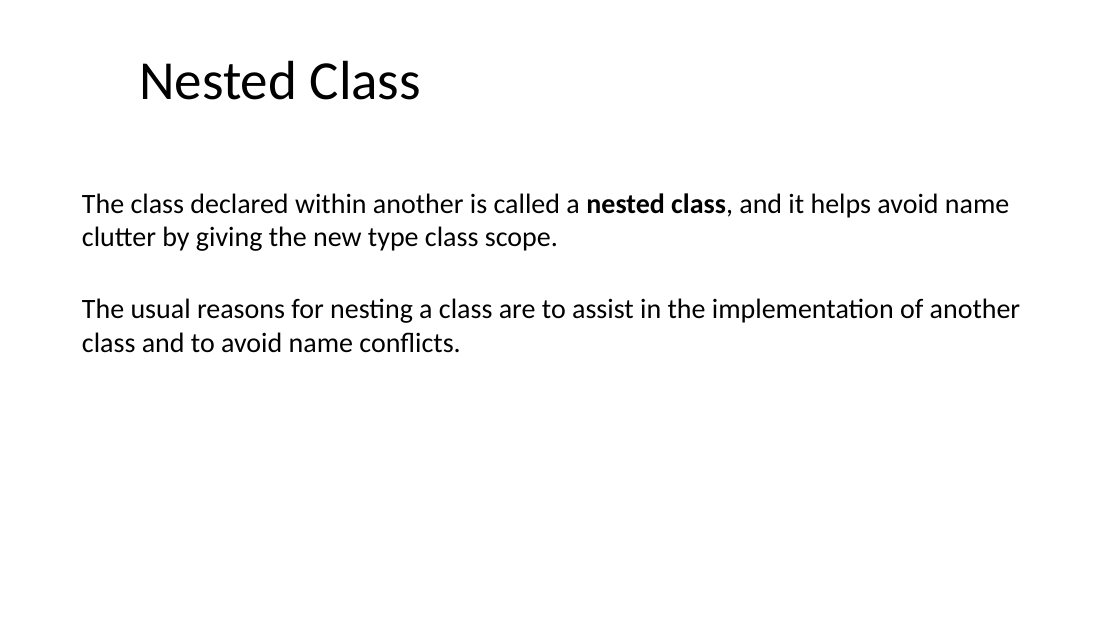
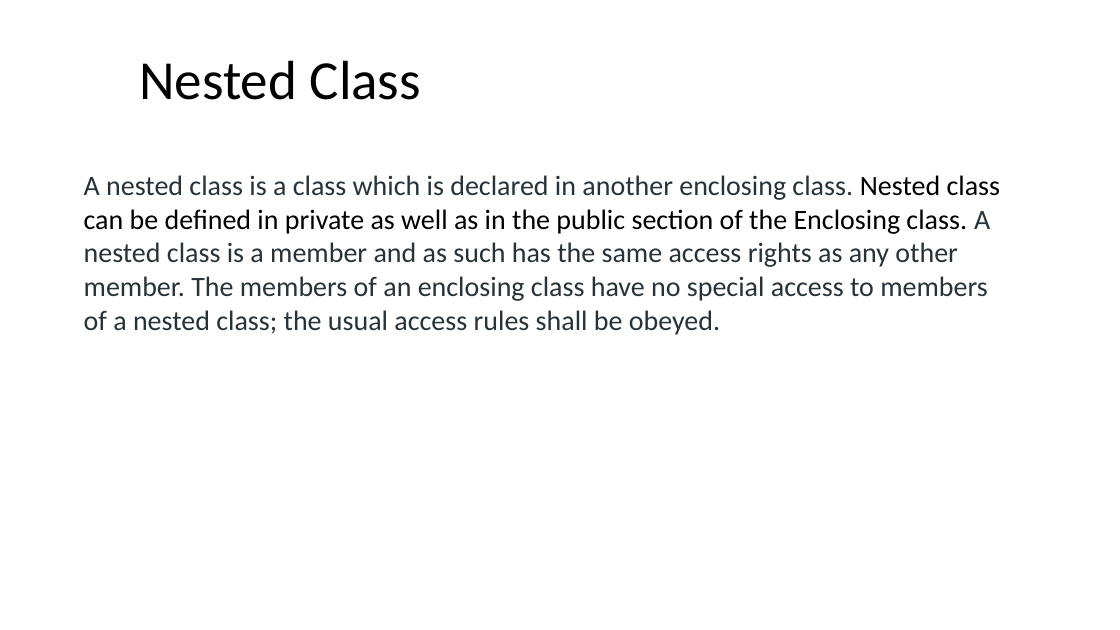
Before and after one commit to ShiqiYu/CPP, a slide deck: slide 13 of week15/Lab15.pptx (slide 14 before the commit). Drawn at 1120x630 pixels with LibreOffice and Linux fonts; fonts in the diff are those of the drawing; background and template pictures are left out. Boxes give left, top, right and bottom in pixels: in the first picture for what was removed or moved away, otherwise in the second. Text is boxed around its words. In the diff, an @@ line names an element or a change of style, - is before the commit and + after.

```diff
--- a/week15/Lab15.pptx
+++ b/week15/Lab15.pptx
@@ text added at [84, 175, 1001, 335], 24 pt, text #273239 @@
+A nested class is a class which is declared in another enclosing class. Nested class can be defined in private as well as in the public section of the Enclosing class. A nested class is a member and as such has the same access rights as any other member. The members of an enclosing class have no special access to members of a nested class; the usual access rules shall be obeyed.
@@ text removed at [82, 193, 1009, 251] @@
-The class declared within another is called a nested class, and it helps avoid name clutter by giving the new type class scope.
@@ text removed at [82, 298, 1021, 353] @@
-The usual reasons for nesting a class are to assist in the implementation of another class and to avoid name conflicts.
```
Also in this commit, not shown: 12 other slides changed, 8 slides added, 1 slide removed.
